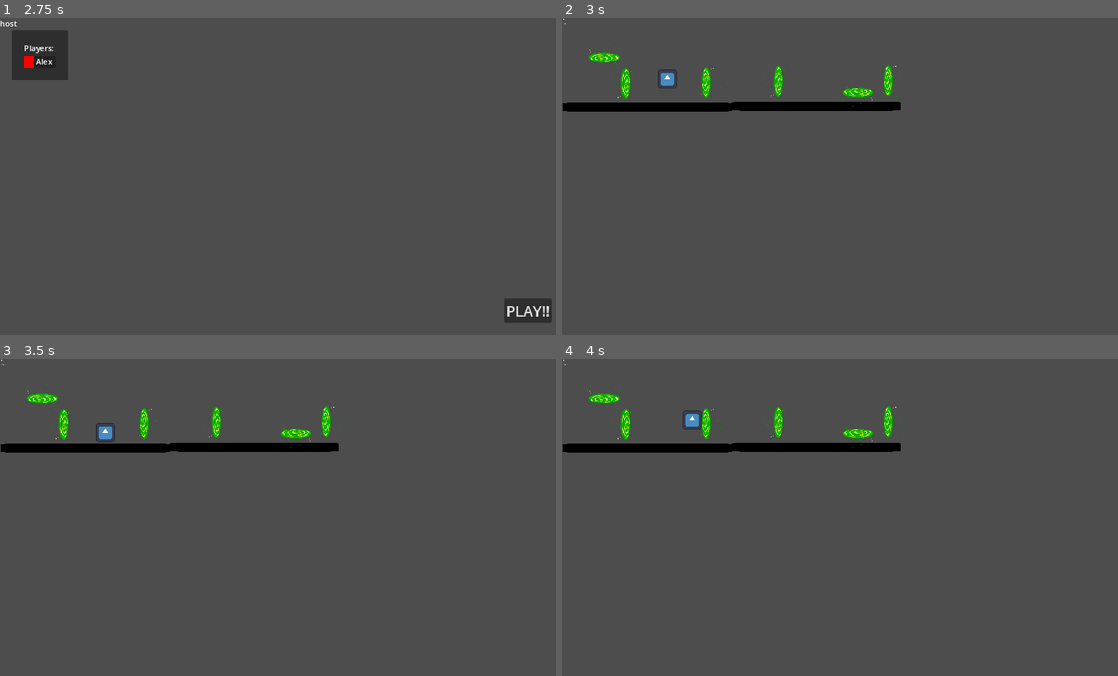
Above: before the commit, frames 1-4 (two rows, left to right).
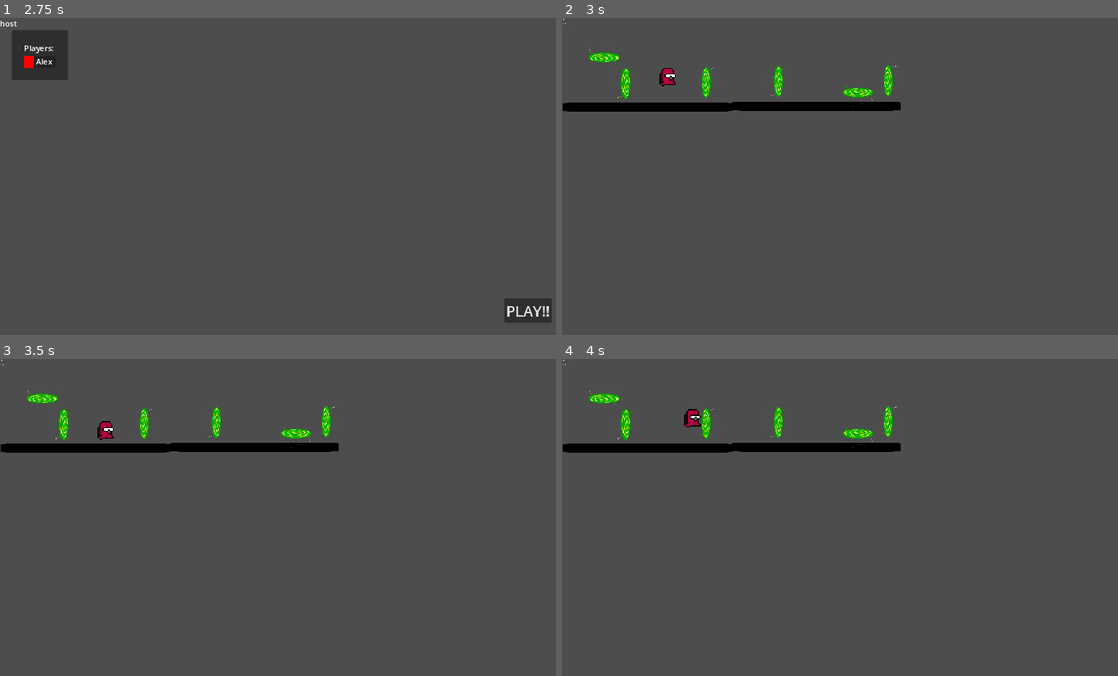
Above: after the commit, the same moments.

Repository: letoro99/CC5409-Taller-Multi
Game: Godot game, scene res://scenes/mainScreen.tscn
Same seed, same stepped clock (60 frames per second), same inputs: the game is played once before the commit and once after it. The engine's default icon, where the game draws it, is replaced by a stand-in: a white triangle on a blue panel in a dark square.
Inputs (mouse positions are in pixels of both pictures, inside the frame that each line leads up to):
- Up to frame 1 (2.75 s): click "PLAY" at 0.5 s; click (283, 157) at 1.27 s; type "Alex" at 1.35 s; click "HOST" at 2 s
- Up to frame 2 (3 s): click "PLAY!!" at 2.75 s
- Up to frame 3 (3.5 s): no input
- Up to frame 4 (4 s): move the mouse to (967, 501) at 3.52 s; hold D (move_right) from 3.53 s (still down); hold W (jump) from 3.53 s (still down)

Frame 1 is identical in both runs. In frame 2, 0.2% of the frame differs, in the area x 17-21%, y 15-23%; in frame 3, 0.2%, in the area x 17-21%, y 19-27%; in frame 4, 0.2%.
Error in both runs: Cannot call method 'get_unique_id' on a null value. (res://scenes/menus/lobbyScreen.gd:111)

Commit message:
animations and sprites for character
added character sprites and some basic animations

Diff:
--- a/scenes/game/characters/character.gd
+++ b/scenes/game/characters/character.gd
@@ -10,6 +10,10 @@
 
 # RigidBody2D node for testing REMOVE IN THE FUTURE
 @onready var bola = preload("res://scenes/game/portals/bola.tscn")
+@onready var anim_player = $AnimationPlayer
+@onready var anim_tree = $AnimationTree
+@onready var pivot = $Pivot
+@onready var playback = anim_tree.get("parameters/playback")
 
 # Character Variable
 var directionMove : Vector2
@@ -19,6 +23,7 @@
 func _ready():
 	Debug.print(name)
 	set_multiplayer_authority(name.to_int())
+	anim_tree.active = true
 
 func _handle_movement_input() -> void:
 	directionMove = Vector2.ZERO
@@ -75,6 +80,24 @@
 
 		move_and_slide()
 
+		#Animation
+		if Input.is_action_pressed("move_right") and not Input.is_action_pressed("move_left"):
+			pivot.scale.x = 1
+
+		if Input.is_action_pressed("move_left") and not Input.is_action_pressed("move_right"):
+			pivot.scale.x = -1
+
+		if is_on_floor():
+			if abs(velocity.x) > 50:
+				playback.travel("walk")
+			else:
+				playback.travel("idle")
+		else:
+			if velocity.y < 0:
+				playback.travel("jump")
+			else:
+				playback.travel("fall")
+
 		rpc("send_position",  self.global_position)
 
 @rpc("unreliable_ordered")
--- a/scenes/game/characters/character.tscn
+++ b/scenes/game/characters/character.tscn
@@ -1,17 +1,220 @@
-[gd_scene load_steps=4 format=3 uid="uid://cgmsb2w2b8xoq"]
+[gd_scene load_steps=27 format=3 uid="uid://cgmsb2w2b8xoq"]
 
 [ext_resource type="Script" path="res://scenes/game/characters/character.gd" id="1_d68wb"]
-[ext_resource type="Texture2D" uid="uid://28o033rodqwi" path="res://icon.svg" id="2_dt56q"]
+[ext_resource type="Texture2D" uid="uid://5lwiu0a8sl3h" path="res://assets/player/character_20x20_red.png" id="2_puqfs"]
 
 [sub_resource type="CapsuleShape2D" id="CapsuleShape2D_phuia"]
 radius = 54.0
 height = 138.0
 
+[sub_resource type="Animation" id="Animation_mqqpp"]
+length = 0.001
+tracks/0/type = "value"
+tracks/0/imported = false
+tracks/0/enabled = true
+tracks/0/path = NodePath("Pivot/Sprite2D:frame")
+tracks/0/interp = 1
+tracks/0/loop_wrap = true
+tracks/0/keys = {
+"times": PackedFloat32Array(0),
+"transitions": PackedFloat32Array(1),
+"update": 1,
+"values": [0]
+}
+tracks/1/type = "value"
+tracks/1/imported = false
+tracks/1/enabled = true
+tracks/1/path = NodePath("Pivot/Sprite2D:frame_coords")
+tracks/1/interp = 1
+tracks/1/loop_wrap = true
+tracks/1/keys = {
+"times": PackedFloat32Array(0),
+"transitions": PackedFloat32Array(1),
+"update": 1,
+"values": [Vector2i(0, 1)]
+}
+
+[sub_resource type="Animation" id="Animation_lgche"]
+resource_name = "damaged"
+length = 0.2
+loop_mode = 1
+tracks/0/type = "value"
+tracks/0/imported = false
+tracks/0/enabled = true
+tracks/0/path = NodePath("Pivot/Sprite2D:frame_coords")
+tracks/0/interp = 1
+tracks/0/loop_wrap = true
+tracks/0/keys = {
+"times": PackedFloat32Array(0, 0.1),
+"transitions": PackedFloat32Array(1, 1),
+"update": 1,
+"values": [Vector2i(0, 3), Vector2i(1, 3)]
+}
+
+[sub_resource type="Animation" id="Animation_7x7cx"]
+resource_name = "death"
+length = 0.6
+loop_mode = 1
+tracks/0/type = "value"
+tracks/0/imported = false
+tracks/0/enabled = true
+tracks/0/path = NodePath("Pivot/Sprite2D:frame_coords")
+tracks/0/interp = 1
+tracks/0/loop_wrap = true
+tracks/0/keys = {
+"times": PackedFloat32Array(0, 0.1, 0.2, 0.3, 0.4, 0.5),
+"transitions": PackedFloat32Array(1, 1, 1, 1, 1, 1),
+"update": 1,
+"values": [Vector2i(0, 4), Vector2i(1, 4), Vector2i(2, 4), Vector2i(3, 4), Vector2i(4, 4), Vector2i(5, 4)]
+}
+
+[sub_resource type="Animation" id="Animation_nqxo3"]
+resource_name = "idle"
+length = 0.4
+loop_mode = 1
+tracks/0/type = "value"
+tracks/0/imported = false
+tracks/0/enabled = true
+tracks/0/path = NodePath("Pivot/Sprite2D:frame")
+tracks/0/interp = 1
+tracks/0/loop_wrap = true
+tracks/0/keys = {
+"times": PackedFloat32Array(0, 0.1, 0.2, 0.3),
+"transitions": PackedFloat32Array(1, 1, 1, 1),
+"update": 1,
+"values": [0, 1, 2, 3]
+}
+
+[sub_resource type="Animation" id="Animation_vdb57"]
+resource_name = "walk"
+length = 0.6
+loop_mode = 1
+tracks/0/type = "value"
+tracks/0/imported = false
+tracks/0/enabled = true
+tracks/0/path = NodePath("Pivot/Sprite2D:frame_coords")
+tracks/0/interp = 1
+tracks/0/loop_wrap = true
+tracks/0/keys = {
+"times": PackedFloat32Array(0, 0.1, 0.2, 0.3, 0.4, 0.5),
+"transitions": PackedFloat32Array(1, 1, 1, 1, 1, 1),
+"update": 1,
+"values": [Vector2i(0, 1), Vector2i(1, 1), Vector2i(2, 1), Vector2i(3, 1), Vector2i(4, 1), Vector2i(5, 1)]
+}
+
+[sub_resource type="Animation" id="Animation_ebuuo"]
+resource_name = "jump"
+length = 0.1
+loop_mode = 1
+tracks/0/type = "value"
+tracks/0/imported = false
+tracks/0/enabled = true
+tracks/0/path = NodePath("Pivot/Sprite2D:frame")
+tracks/0/interp = 1
+tracks/0/loop_wrap = true
+tracks/0/keys = {
+"times": PackedFloat32Array(0),
+"transitions": PackedFloat32Array(1),
+"update": 1,
+"values": [12]
+}
+
+[sub_resource type="Animation" id="Animation_0w4dh"]
+resource_name = "fall"
+length = 0.1
+tracks/0/type = "value"
+tracks/0/imported = false
+tracks/0/enabled = true
+tracks/0/path = NodePath("Pivot/Sprite2D:frame")
+tracks/0/interp = 1
+tracks/0/loop_wrap = true
+tracks/0/keys = {
+"times": PackedFloat32Array(0),
+"transitions": PackedFloat32Array(1),
+"update": 1,
+"values": [13]
+}
+
+[sub_resource type="AnimationLibrary" id="AnimationLibrary_q7ioy"]
+_data = {
+"RESET": SubResource("Animation_mqqpp"),
+"damaged": SubResource("Animation_lgche"),
+"death": SubResource("Animation_7x7cx"),
+"fall": SubResource("Animation_0w4dh"),
+"idle": SubResource("Animation_nqxo3"),
+"jump": SubResource("Animation_ebuuo"),
+"walk": SubResource("Animation_vdb57")
+}
+
+[sub_resource type="AnimationNodeAnimation" id="AnimationNodeAnimation_wapib"]
+animation = &"fall"
+
+[sub_resource type="AnimationNodeAnimation" id="AnimationNodeAnimation_sytqt"]
+animation = &"idle"
+
+[sub_resource type="AnimationNodeAnimation" id="AnimationNodeAnimation_rbu1h"]
+animation = &"jump"
+
+[sub_resource type="AnimationNodeAnimation" id="AnimationNodeAnimation_0ttyc"]
+animation = &"walk"
+
+[sub_resource type="AnimationNodeStateMachineTransition" id="AnimationNodeStateMachineTransition_ath7d"]
+advance_mode = 2
+
+[sub_resource type="AnimationNodeStateMachineTransition" id="AnimationNodeStateMachineTransition_idvfh"]
+
+[sub_resource type="AnimationNodeStateMachineTransition" id="AnimationNodeStateMachineTransition_rgcvx"]
+
+[sub_resource type="AnimationNodeStateMachineTransition" id="AnimationNodeStateMachineTransition_yi6xu"]
+
+[sub_resource type="AnimationNodeStateMachineTransition" id="AnimationNodeStateMachineTransition_xoaxr"]
+
+[sub_resource type="AnimationNodeStateMachineTransition" id="AnimationNodeStateMachineTransition_o5ymm"]
+
+[sub_resource type="AnimationNodeStateMachineTransition" id="AnimationNodeStateMachineTransition_0sp30"]
+
+[sub_resource type="AnimationNodeStateMachineTransition" id="AnimationNodeStateMachineTransition_fluir"]
+
+[sub_resource type="AnimationNodeStateMachineTransition" id="AnimationNodeStateMachineTransition_vlugo"]
+
+[sub_resource type="AnimationNodeStateMachine" id="AnimationNodeStateMachine_arove"]
+states/End/position = Vector2(734, 110)
+states/Start/position = Vector2(86, 174)
+states/fall/node = SubResource("AnimationNodeAnimation_wapib")
+states/fall/position = Vector2(442, 174)
+states/idle/node = SubResource("AnimationNodeAnimation_sytqt")
+states/idle/position = Vector2(235, 174)
+states/jump/node = SubResource("AnimationNodeAnimation_rbu1h")
+states/jump/position = Vector2(442, 65)
+states/walk/node = SubResource("AnimationNodeAnimation_0ttyc")
+states/walk/position = Vector2(235, 65)
+transitions = ["Start", "idle", SubResource("AnimationNodeStateMachineTransition_ath7d"), "idle", "walk", SubResource("AnimationNodeStateMachineTransition_idvfh"), "walk", "idle", SubResource("AnimationNodeStateMachineTransition_rgcvx"), "walk", "jump", SubResource("AnimationNodeStateMachineTransition_yi6xu"), "jump", "fall", SubResource("AnimationNodeStateMachineTransition_xoaxr"), "fall", "idle", SubResource("AnimationNodeStateMachineTransition_o5ymm"), "fall", "walk", SubResource("AnimationNodeStateMachineTransition_0sp30"), "idle", "fall", SubResource("AnimationNodeStateMachineTransition_fluir"), "walk", "fall", SubResource("AnimationNodeStateMachineTransition_vlugo")]
+
+[sub_resource type="AnimationNodeStateMachinePlayback" id="AnimationNodeStateMachinePlayback_2i7i8"]
+
 [node name="character" type="CharacterBody2D"]
 script = ExtResource("1_d68wb")
 
-[node name="Sprite2D" type="Sprite2D" parent="."]
-texture = ExtResource("2_dt56q")
+[node name="Pivot" type="Node2D" parent="."]
+
+[node name="Sprite2D" type="Sprite2D" parent="Pivot"]
+position = Vector2(2, -13)
+scale = Vector2(7, 7.9)
+texture = ExtResource("2_puqfs")
+hframes = 6
+vframes = 5
+frame = 6
 
 [node name="CollisionShape2D" type="CollisionShape2D" parent="."]
 shape = SubResource("CapsuleShape2D_phuia")
+
+[node name="AnimationPlayer" type="AnimationPlayer" parent="."]
+libraries = {
+"": SubResource("AnimationLibrary_q7ioy")
+}
+
+[node name="AnimationTree" type="AnimationTree" parent="."]
+tree_root = SubResource("AnimationNodeStateMachine_arove")
+anim_player = NodePath("../AnimationPlayer")
+active = true
+parameters/playback = SubResource("AnimationNodeStateMachinePlayback_2i7i8")
Binary file added: assets/player/character_20x20_red.png
Not shown, added: assets/player/character_20x20_red.png.import
